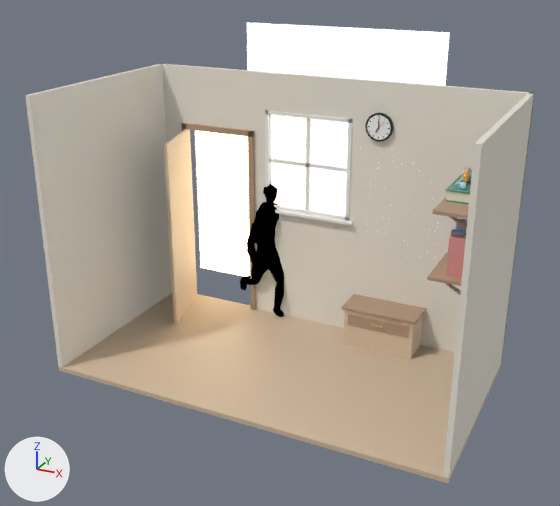
What one commit did to the Blender file debu_di_atas_mushaf/debu_di_atas_mushaf_lengkap.blend.
The view is the same before and after, from a 50 mm lens placed at (31.1, -69.0, 41.0), pointed at (-1.2, -3.3, 11.5). The axes (+X, +Y, +Z) are drawn at lower left. The lights are the same throughout. The first picture is the older version. Both versions are drawn at frame 1713 of the action 'Siluet_PembacaAction'; the numbers are the values there.

The first picture shows 'Siluet_Latar', 'Siluet_badan', 'Siluet_baju', 'Siluet_celana', 'Siluet_rambut', 'Siluet_sepatu', 'dinding_belakang', 'dinding_kanan', 'dinding_kiri', 'jendela', 'kusen_pintu', 'langit_luar', 'lantai', 'meja_laci', 'pintu' and 9 more.
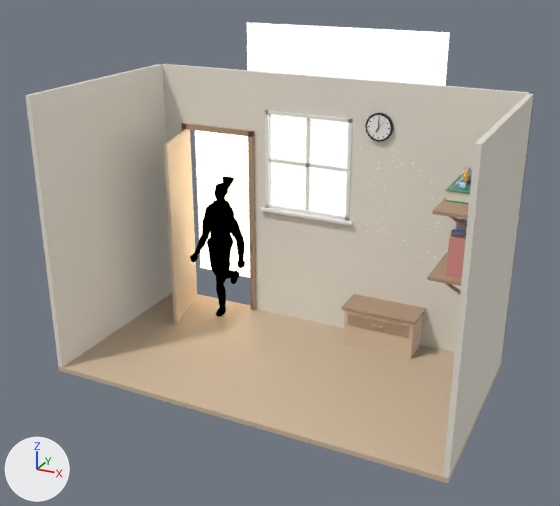
Changed parts and their boxes (x1, y1, x2, y2) in the pictures (560 x 506 px):
'Siluet_baju', moved, turned
    before: (247, 202, 279, 267)
    after: (194, 201, 245, 261)
'Siluet_celana', moved, turned
    before: (243, 236, 285, 309)
    after: (207, 234, 236, 309)
'Siluet_badan', moved, turned
    before: (252, 189, 278, 274)
    after: (190, 188, 245, 268)
'Siluet_sepatu', moved, turned
    before: (240, 277, 284, 317)
    after: (216, 271, 239, 316)
'Siluet_rambut', moved, turned
    before: (263, 184, 277, 195)
    after: (215, 176, 234, 193)

Edits to the bpy script that builds the scene:
```text
Change ob_siluet_badan:
    ob_siluet_badan.location: (-6.63, 5.03, 14.92) -> (-11.86, 3.2, 14.92)
    ob_siluet_badan.rotation_euler: (0.0199, 0.026, 1.016) -> (0.0199, 0.026, -0.0312)  # degrees (1.1, 1.5, 58) -> degrees (1.1, 1.5, -1.8)
Change ob_siluet_baju:
    ob_siluet_baju.location: (-6.63, 5.03, 14.92) -> (-11.86, 3.2, 14.92)
    ob_siluet_baju.rotation_euler: (0.0199, 0.026, 1.016) -> (0.0199, 0.026, -0.0312)  # degrees (1.1, 1.5, 58) -> degrees (1.1, 1.5, -1.8)
Change ob_siluet_celana:
    ob_siluet_celana.location: (-6.63, 5.03, 14.92) -> (-11.86, 3.2, 14.92)
    ob_siluet_celana.rotation_euler: (0.0199, 0.026, 1.016) -> (0.0199, 0.026, -0.0312)  # degrees (1.1, 1.5, 58) -> degrees (1.1, 1.5, -1.8)
Change ob_siluet_rambut:
    ob_siluet_rambut.location: (-6.63, 5.03, 14.92) -> (-11.86, 3.2, 14.92)
    ob_siluet_rambut.rotation_euler: (0.0199, 0.026, 1.016) -> (0.0199, 0.026, -0.0312)  # degrees (1.1, 1.5, 58) -> degrees (1.1, 1.5, -1.8)
Change ob_siluet_sepatu:
    ob_siluet_sepatu.location: (-6.63, 5.03, 14.92) -> (-11.86, 3.2, 14.92)
    ob_siluet_sepatu.rotation_euler: (0.0199, 0.026, 1.016) -> (0.0199, 0.026, -0.0312)  # degrees (1.1, 1.5, 58) -> degrees (1.1, 1.5, -1.8)
```
